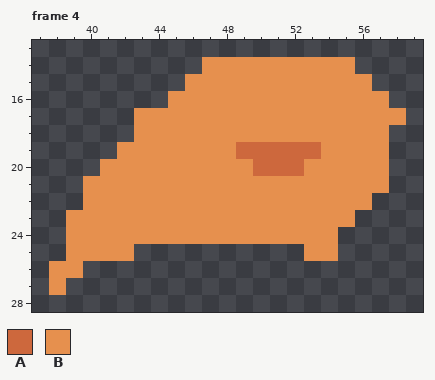
Pixel-art file, stored at characters/enemy/paroot_boss/parootboss_death_pieces.aseprite. That is the earlier state.
96x32 pixels, 5 frames. Shown: frame 4: x 37..59, y 13..28.
Palette (. is transparent): A #cd683d  B #e6904e
Now the later version:
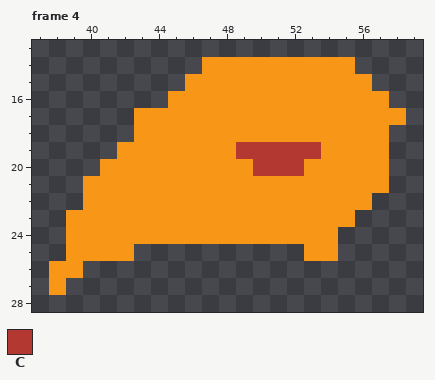
Colours new in this view: C #b33831
The edit:
colour B: #e6904e -> #f79617
Frame 4:
y 19: x 49..53 AAAAA -> CCCCC
y 20: x 50..52 AAA -> CCC
Changed places in both pictures, as pixel boxes (x1, y1, x2, y2):
changed: (49, 57, 406, 295)
